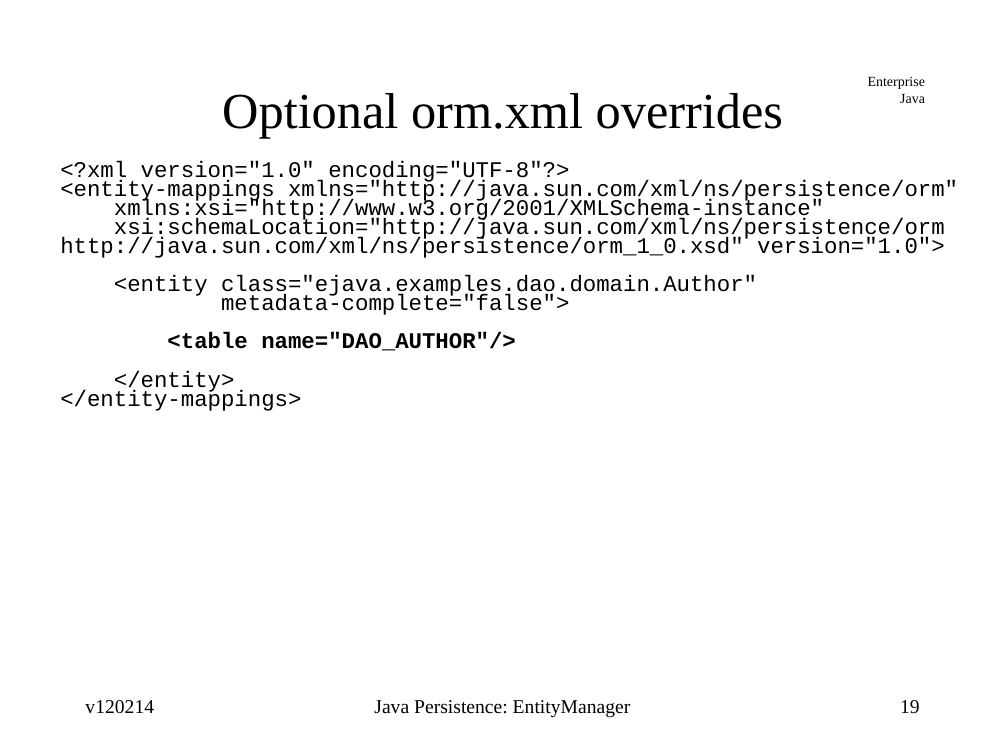
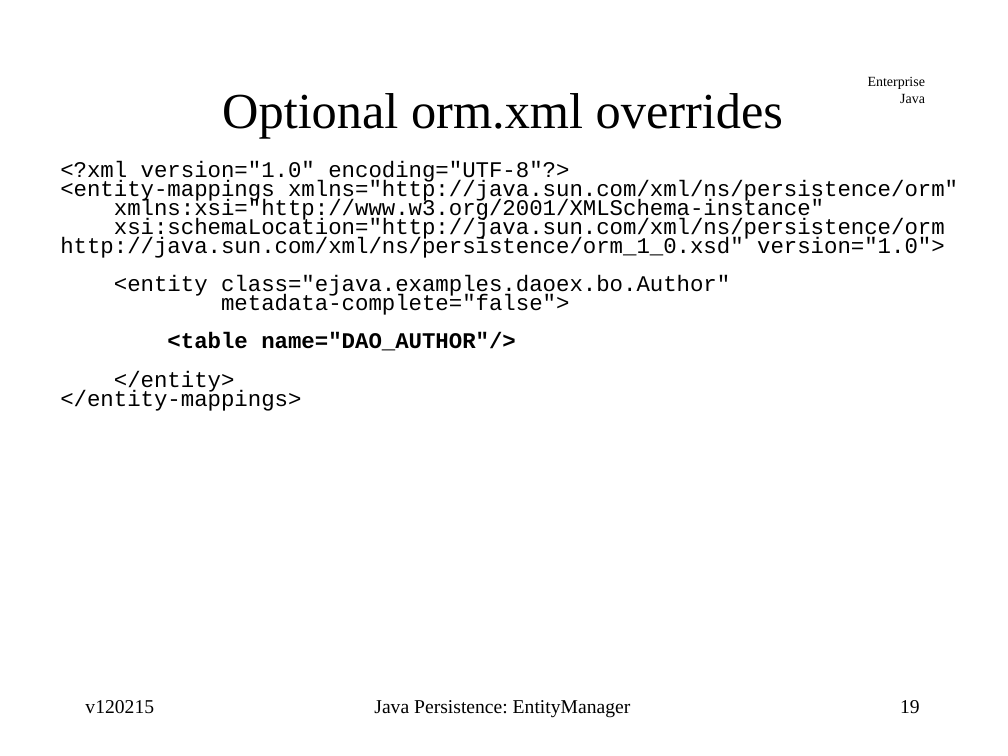
Before and after one commit to jcstaff/ejava-javaee, a slide deck: slide 19 of jpaDAO/src/site/resources/lectures/entityMgr.ppt. Drawn at 1008x756 pixels with LibreOffice and Linux fonts; fonts in the diff are those of the drawing. Boxes give left, top, right and bottom in pixels: in the first picture for what was removed or moved away, otherwise in the second. Text is boxed around its words. In the diff, an @@ line names an element or a change of style, - is before the commit and + after.

Commit message:
removed legacy base class reference in slide

```diff
--- a/jpaDAO/src/site/resources/lectures/entityMgr.ppt
+++ b/jpaDAO/src/site/resources/lectures/entityMgr.ppt
@@ text at (114, 275, 730, 298): text changed @@
-<entity class="ejava.examples.dao.domain.Author"
+<entity class="ejava.examples.daoex.bo.Author"
@@ text at (85, 700, 154, 714): text changed @@
-v120214
+v120215
```
Also in this commit, not shown: 54 other slides changed.
